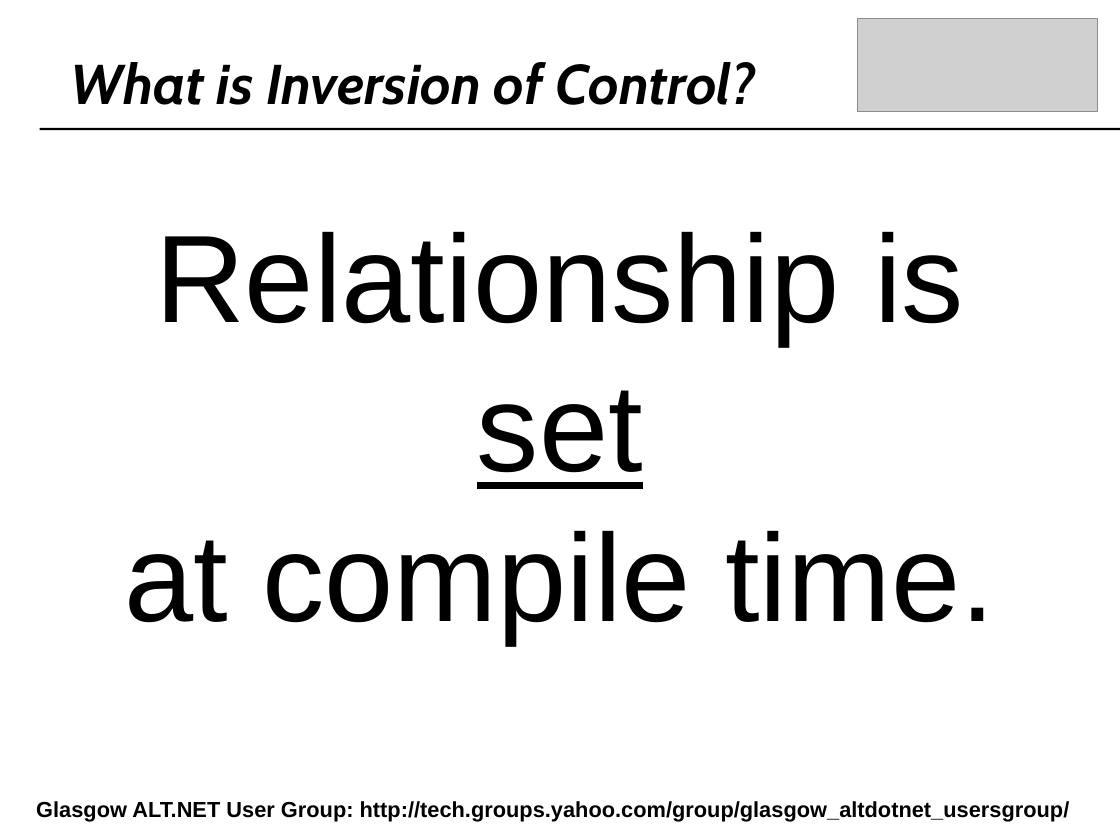
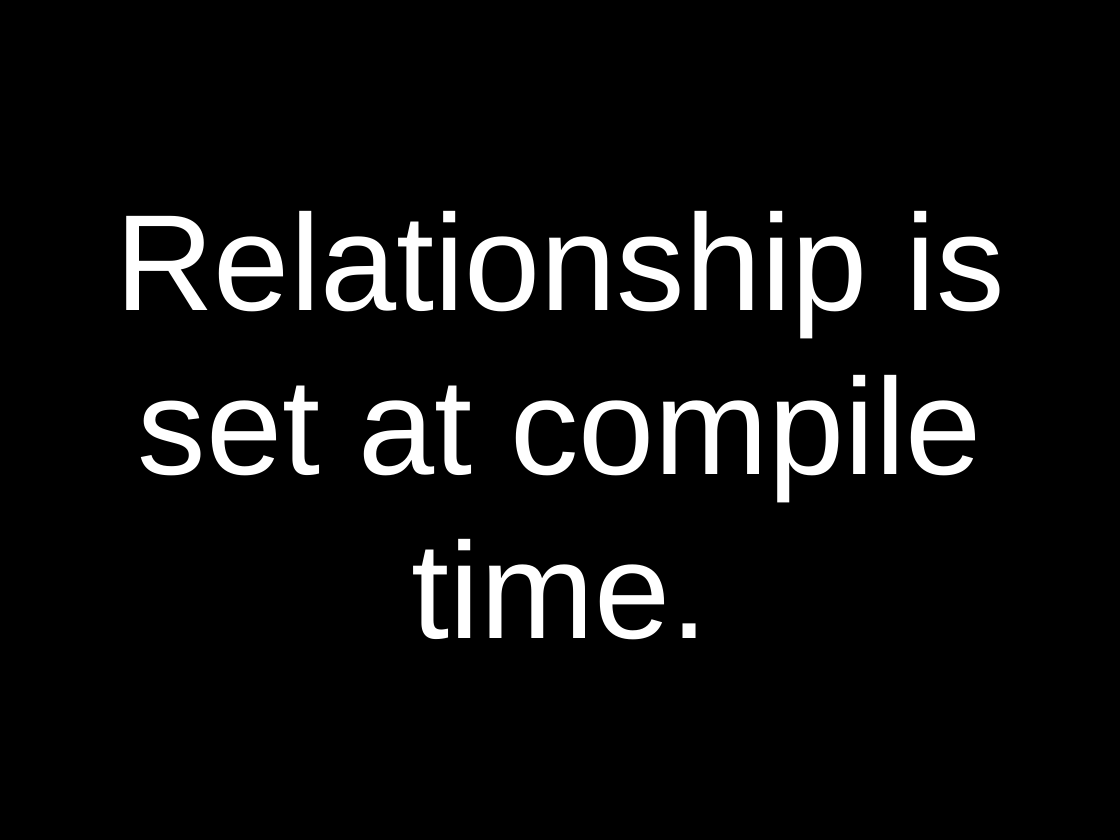
Before and after one commit to craignicol/scotaltdotnet, a slide deck: slide 15 of belfast/IOC-TDD-And Testability.ppt (slide 12 before the commit). Drawn at 1120x840 pixels with LibreOffice and Linux fonts; fonts in the diff are those of the drawing; grey boxes stand for pictures; background and template pictures are left out. Boxes give left, top, right and bottom in pixels: in the first picture for what was removed or moved away, otherwise in the second. Text is boxed around its words. In the diff, an @@ line names an element or a change of style, - is before the commit and + after.

```diff
--- a/belfast/IOC-TDD-And Testability.ppt
+++ b/belfast/IOC-TDD-And Testability.ppt
@@ title "Relationship is set at compile ...": place and size @@
-title "Relationship is set at compile ..." at (124,231,994,644)
+title "Relationship is set at compile ..." at (0,0,1120,840)
@@ title "Relationship is set at compile ..." at (0,0,1120,840): size 80 to 88 pt, text colour #000000 to #FFFFFF; underline off in "set"; vertical alignment top to middle; fill none to #000000 @@
@@ picture removed at (858,19,1098,111) @@
@@ text removed at (71,62,756,105) @@
-What is Inversion of Control?
@@ line removed from (39, 129) to (1120, 129) @@
@@ text removed at (36,801,1070,822) @@
-Glasgow ALT.NET User Group: http://tech.groups.yahoo.com/group/glasgow_altdotnet_usersgroup/
```
Also in this commit, not shown: 7 other slides changed, 5 slides added, 7 other files.
